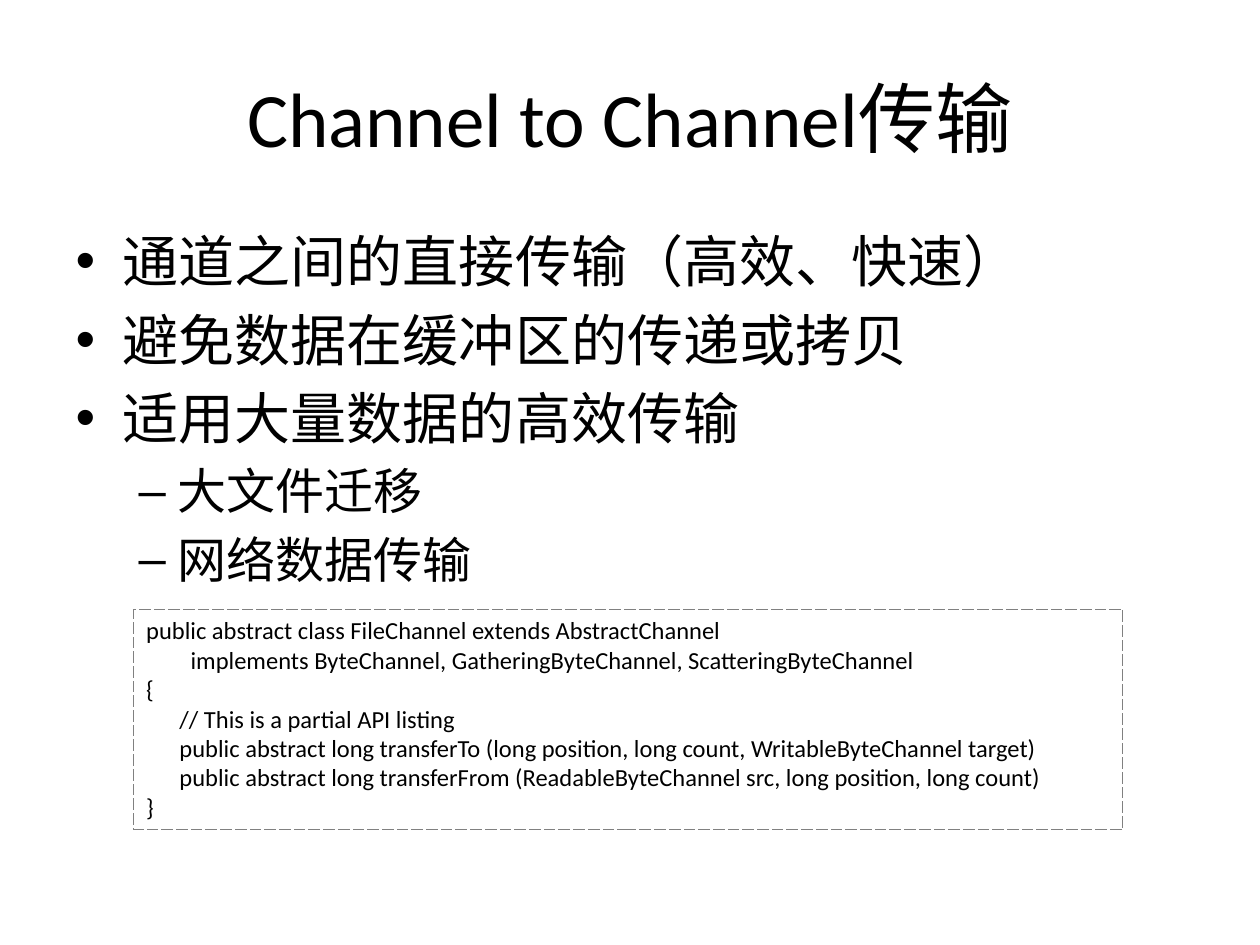
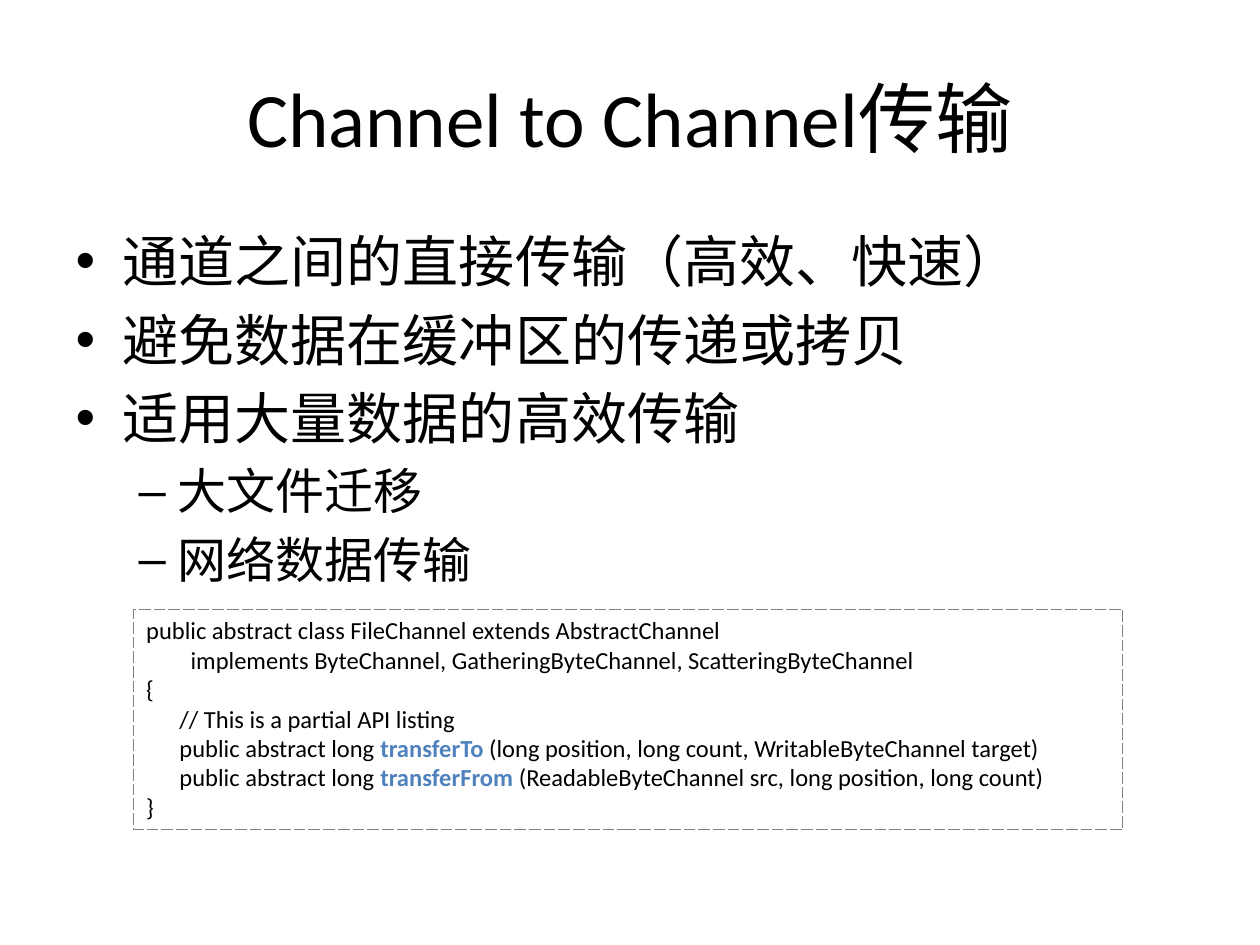
Before and after one commit to guhanjie/Knowledge-sharing, a slide deck: slide 38 of 扒一扒Java IO那些事儿.pptx. Drawn at 1260x945 pixels with LibreOffice and Linux fonts; fonts in the diff are those of the drawing. Boxes give left, top, right and bottom in pixels: in the first picture for what was removed or moved away, otherwise in the second. Text is boxed around its words. In the diff, an @@ line names an element or a change of style, - is before the commit and + after.

```diff
--- a/扒一扒Java IO那些事儿.pptx
+++ b/扒一扒Java IO那些事儿.pptx
@@ text in rectangle at [179, 739, 1043, 791]: text colour #000000 to #4F81BD, bold on in "transferTo", "transferFrom" @@
```
Also in this commit, not shown: 5 other slides changed.
